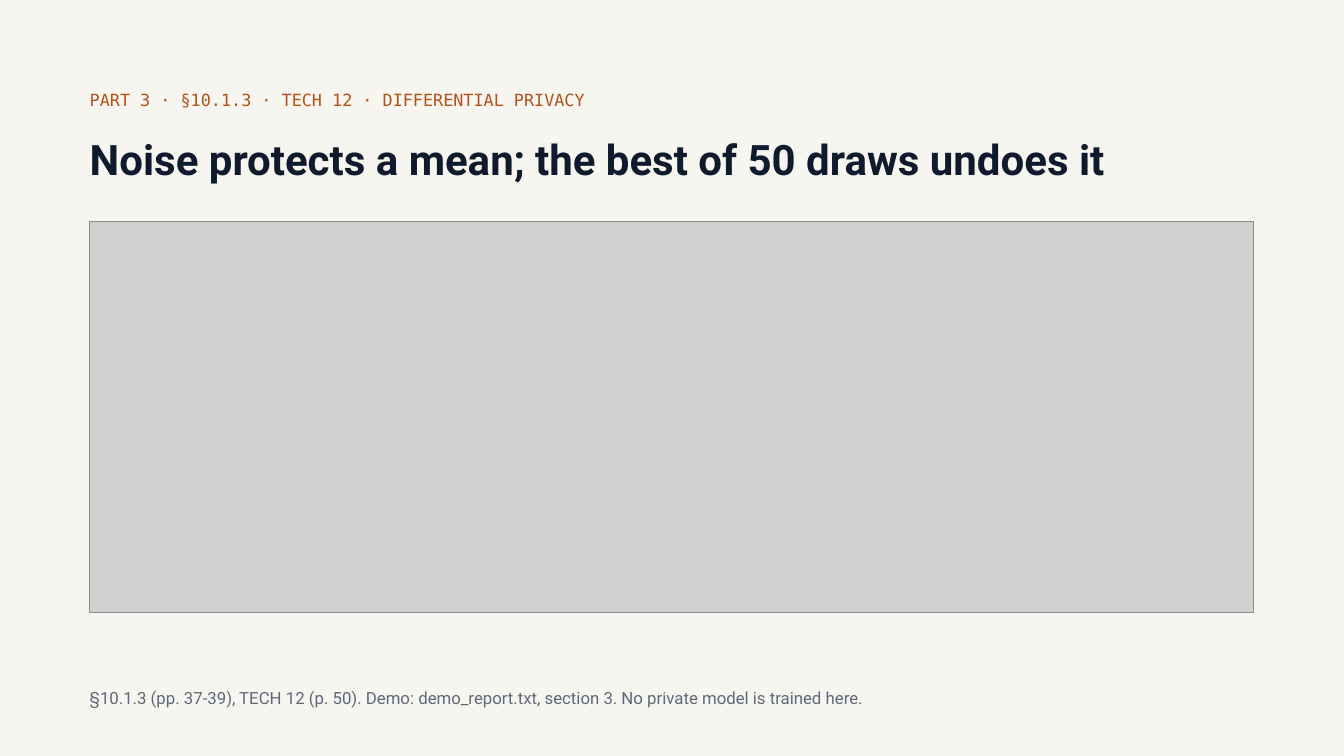
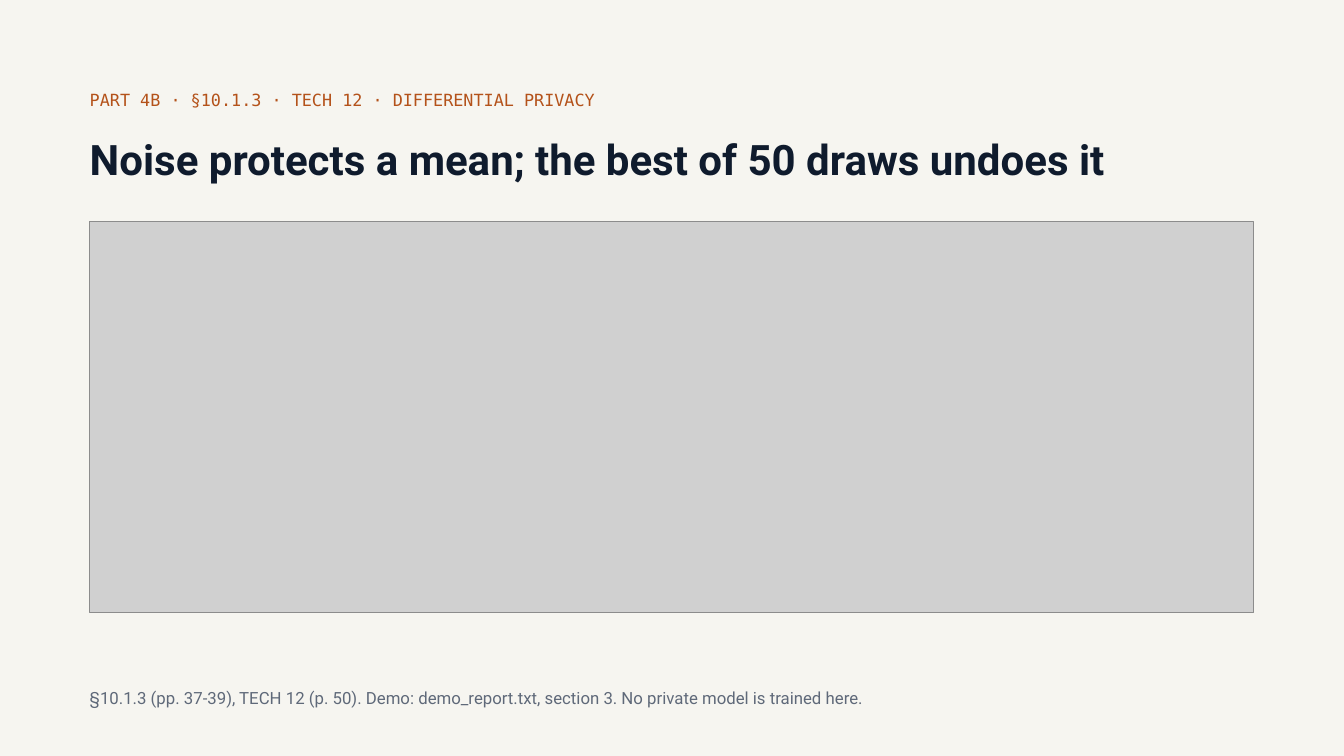
Before and after one commit to olonok69/graimatter_ML, a slide deck: slide 45 of docs/Adversarial_ML.pptx (slide 33 before the commit). Drawn at 1344x756 pixels with LibreOffice and Linux fonts; fonts in the diff are those of the drawing; grey boxes stand for pictures. Boxes give left, top, right and bottom in pixels: in the first picture for what was removed or moved away, otherwise in the second. Text is boxed around its words. In the diff, an @@ line names an element or a change of style, - is before the commit and + after.

Commit message:
Reorganise deck and guides for the video series
The deck grows to 53 slides with new slides for the NIST classes (part 4a
and 4b). The technical guide and presenter guide follow the four parts of
the series; Appendix B moves into Part 4 (sections 12-22) and a new
Appendix A maps guide, slides, videos and demos. Section references in the
README and the demo guides follow the new numbering.

```diff
--- a/docs/Adversarial_ML.pptx
+++ b/docs/Adversarial_ML.pptx
@@ text at bbox=[90, 93, 595, 108]: text changed @@
-PART 3 · §10.1.3 · TECH 12 · DIFFERENTIAL PRIVACY
+PART 4B · §10.1.3 · TECH 12 · DIFFERENTIAL PRIVACY
```
Also in this commit, not shown: 15 other slides changed, 12 slides added, 8 other files.
